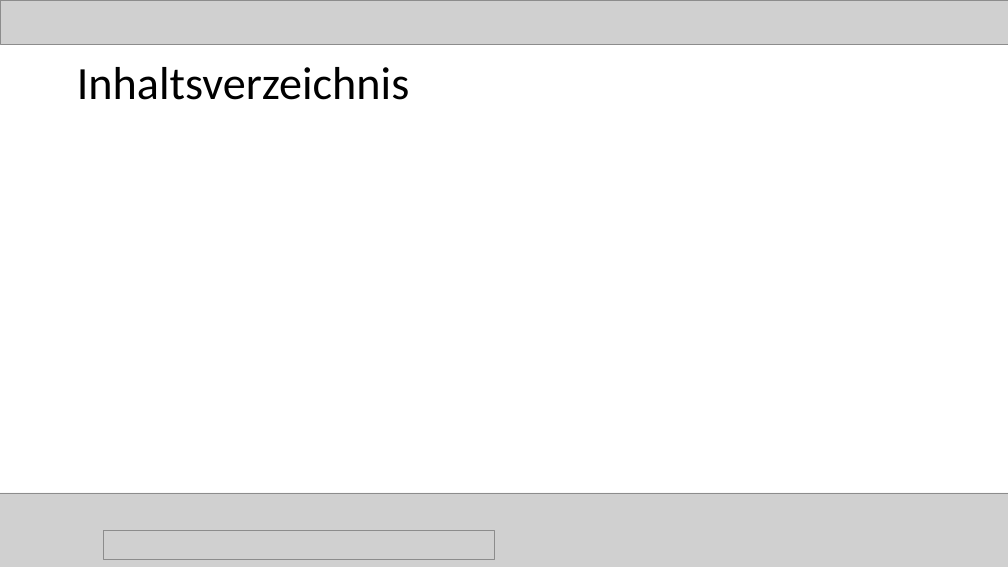
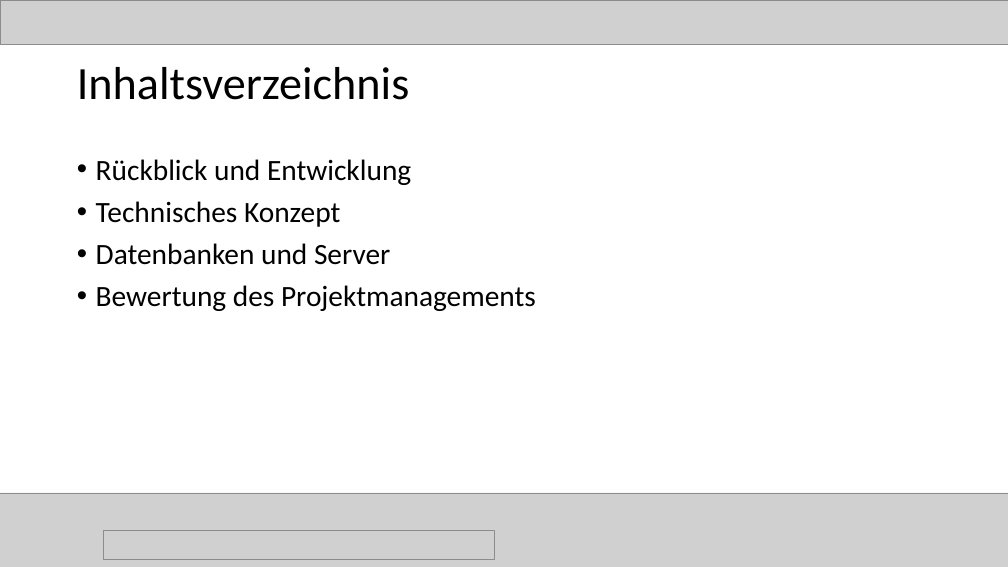
Before and after one commit to magharmi/StudentenFuerStudenten, a slide deck: slide 2 of Power Point/final.pptx. Drawn at 1008x567 pixels with LibreOffice and Linux fonts; fonts in the diff are those of the drawing; grey boxes stand for pictures. Boxes give left, top, right and bottom in pixels: in the first picture for what was removed or moved away, otherwise in the second. Text is boxed around its words. In the diff, an @@ line names an element or a change of style, - is before the commit and + after.

```diff
--- a/Power Point/final.pptx
+++ b/Power Point/final.pptx
@@ text added at (x1=96, y1=159, x2=536, y2=311), 28 pt, text #000000 @@
+• Rückblick und Entwicklung
+• Technisches Konzept
+• Datenbanken und Server
+• Bewertung des Projektmanagements
```
Also in this commit, not shown: 8 other slides changed.
